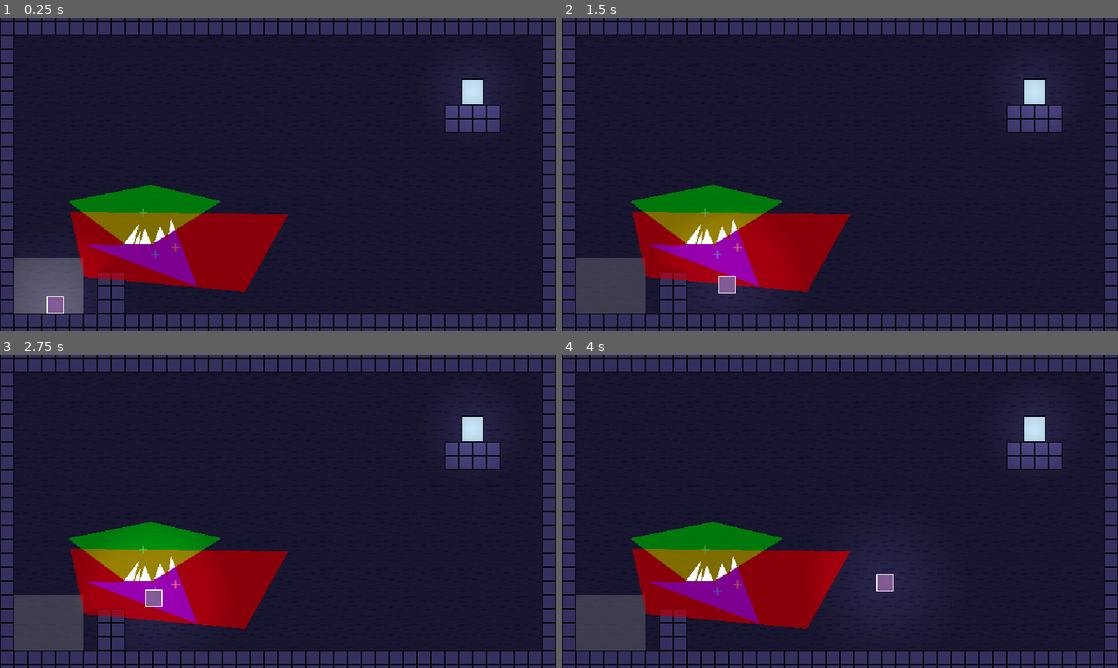
Above: before the commit, frames 1-4 (two rows, left to right).
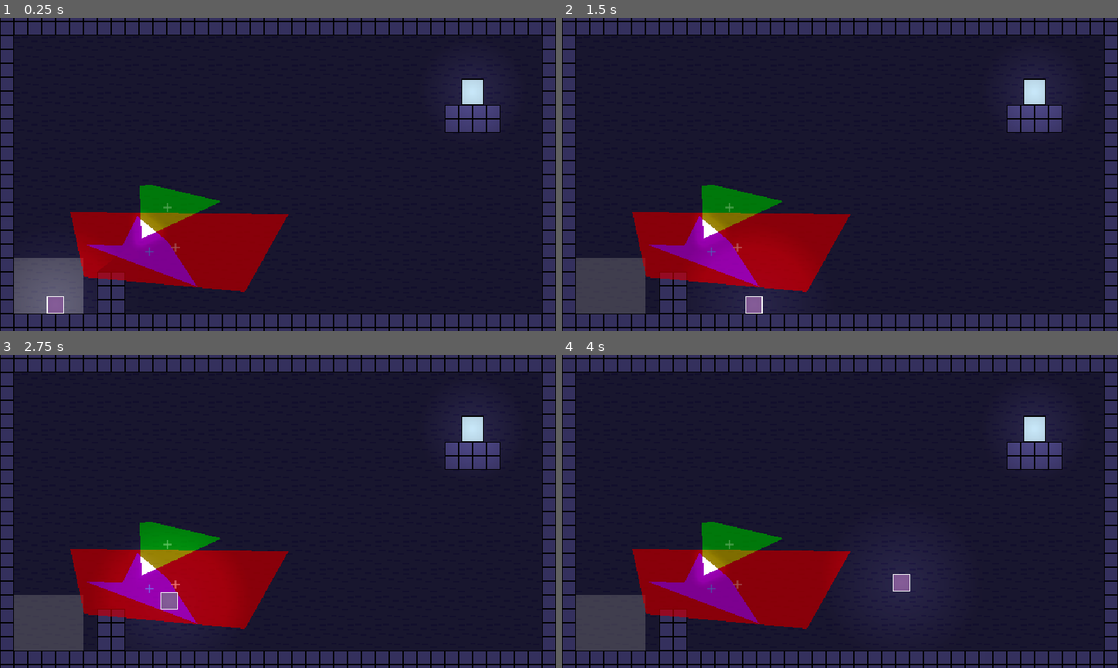
Above: after the commit, the same moments.

Repository: robotmaster/game-off-2026
Game: Godot game, scene res://scenes/rooms/test_room.tscn
Same seed, same stepped clock (60 frames per second), same inputs: the game is played once before the commit and once after it.
Inputs:
- Up to frame 1 (0.25 s): no input
- Up to frame 2 (1.5 s): tap Enter at 0.5 s; hold Up (up) 0.53-1.28 s; hold Right (right) from 0.53 s (still down); tap Shift (move_slow) at 1.35 s
- Up to frame 3 (2.75 s): tap Up (up) at 1.52, 1.55, 1.82 s; release Right (right) at 2.03 s; hold Left (left) from 2.03 s (still down); hold Up (up) from 2.03 s (still down); tap X (switch_edit) at 2.1 s
- Up to frame 4 (4 s): release Left (left) at 2.78 s; release Up (up) at 2.78 s; hold Right (right) from 2.78 s (still down); tap C (switch_property) at 2.85 s; tap Up (up) at 3.02, 3.05, 3.32 s; hold Up (up) from 3.53 s (still down); tap Z (toggle_play) at 3.6 s

The runs differ from the first frame. In frame 1, 2.1% of the frame differs, in the area x 12-40%, y 53-86%; in frame 2, 2.5%, in the area x 12-40%, y 53-95%; in frame 3, 2.3%; in frame 4, 2.4%.
Error in both runs: Invalid access to property or key 'allowed' on a base object of type 'Nil'. (res://scripts/room.gd:40)

Commit message:
finished doing the triangle glow

Diff:
--- a/game-off-2026/scenes/room.tscn
+++ b/game-off-2026/scenes/room.tscn
@@ -137,7 +137,7 @@
 [node name="CollisionsAndVisuals" type="StaticBody2D" parent="MainPolygons/PolygonDisplays/IntersectionArea" unique_id=1418591758]
 
 [node name="Light" type="PointLight2D" parent="MainPolygons/PolygonDisplays/IntersectionArea" unique_id=1513066304]
-energy = 0.9
+energy = 0.8
 
 [node name="CurrentPolygonOutline" type="Node2D" parent="MainPolygons/PolygonDisplays" unique_id=1542420041 node_paths=PackedStringArray("Room")]
 unique_name_in_owner = true
--- a/game-off-2026/scenes/rooms/test_room.tscn
+++ b/game-off-2026/scenes/rooms/test_room.tscn
@@ -23,7 +23,7 @@
 use_parent_material = true
 position = Vector2(-29, 1)
 color = Color(0, 0, 1, 1)
-polygon = PackedVector2Array(-98, 76, -94, 50, -64, 128, -192, 80, -150, 81, -131, 56, -138, 83, -129, 64, -131, 82, -124, 61, -115, 83, -107, 58)
+polygon = PackedVector2Array(-98, 76, -64, 128, -192, 80, -150, 81, -133, 47)
 
 [node name="Green" parent="MainPolygons/PolygonCanvas" parent_id_path=PackedInt32Array(1378756590) index="2" unique_id=737133991]
 moving_allowed = true
@@ -33,7 +33,7 @@
 use_parent_material = true
 position = Vector2(64, -16)
 color = Color(0, 1, 0, 1)
-polygon = PackedVector2Array(-129, 47, -210, 28, -306, 47, -240, 96, -208, 96)
+polygon = PackedVector2Array(-129, 47, -210, 28, -223, 29, -221, 90)
 
 [node name="Exit" parent="." index="6" unique_id=1218272071]
 position = Vector2(224, -80)
--- a/game-off-2026/shaders/polygon_glow.gdshader
+++ b/game-off-2026/shaders/polygon_glow.gdshader
@@ -16,9 +16,37 @@
 	for (int point = 0; point < total_size; point += 2) {
 		vec2 point_1 = get_point_number(point);
 		vec2 point_2 = get_point_number(point + 1);
+
+		vec2 screen_point = FRAGCOORD.xy;
+
+		vec2 point_1_to_2 = point_2 - point_1;
+
+		if (length(point_1_to_2) == 0.0) {
+			continue;
+		}
+
+		point_1_to_2 = normalize(point_1_to_2);
+		float screen_dot = dot(screen_point, point_1_to_2);
+		float dist;
+		if (screen_dot < dot(point_1, point_1_to_2)) {
+			dist = length(point_1 - screen_point);
+		}
+		else if (screen_dot < dot(point_2, point_1_to_2)) {
+			vec2 perpendicular = vec2(-point_1_to_2.y, point_1_to_2.x);
+			dist = dot(screen_point, perpendicular) - dot(point_1, perpendicular);
+			dist = abs(dist);
+		}
+		else {
+			dist = length(point_2 - screen_point);
+		}
+
+		if (dist < min_distance) {
+			min_distance = dist;
+		}
+
 	}
 
 	float brightness = pow(light_fade_mult, min_distance);
-	COLOR = vec4(0, 0, 0, 1);
+	COLOR = vec4(brightness, brightness, brightness, 1);
 	//COLOR = vec4(brightness, brightness, brightness, 1.0);
 }
--- a/game-off-2026/visual_tools.gd
+++ b/game-off-2026/visual_tools.gd
@@ -72,21 +72,21 @@
 			var next_index := point_index + 1
 			if next_index >= len(polygon):
 				next_index = 0
-			polygon_edges.append(polygon[point_index])
-			polygon_edges.append(polygon[next_index])
+			polygon_edges.append(polygon[point_index] + get_viewport().get_visible_rect().size / 2)
+			polygon_edges.append(polygon[next_index] + get_viewport().get_visible_rect().size / 2)
 
-	var texture_width := 64
+	var texture_width := 32 * 2
 	var height : int = (len(polygon_edges) / texture_width) + 1
 
 	while len(polygon_edges) < texture_width * height:
-		polygon_edges.append(Vector2(99999, 99999))
-		polygon_edges.append(Vector2(99999, 99999))
+		polygon_edges.append(Vector2(9999999, 9999999))
+		polygon_edges.append(Vector2(9999999, 9999999))
 
 	var new_image := Image.create_from_data(
 		texture_width, height, false, Image.FORMAT_RGF, polygon_edges.to_byte_array()
 	)
 
-	var texture = ImageTexture.create_from_image(new_image)
+	var texture := ImageTexture.create_from_image(new_image)
 
 	node_with_shader.material.set_shader_parameter("polygon_edges", texture)
 	node_with_shader.material.set_shader_parameter("light_fade_mult", light_fade_mult)
